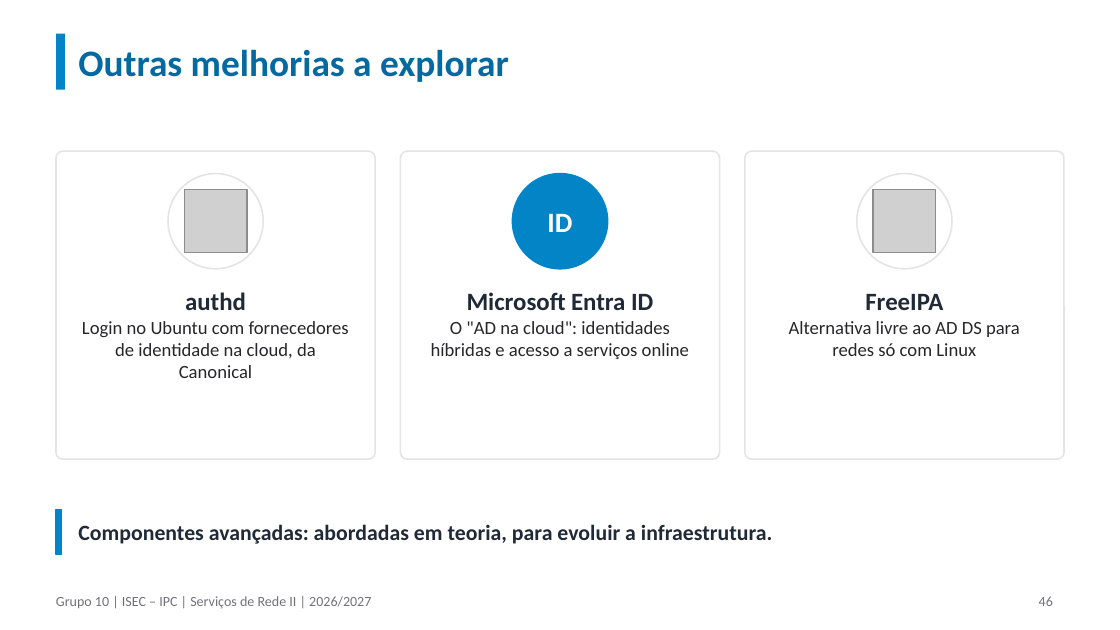
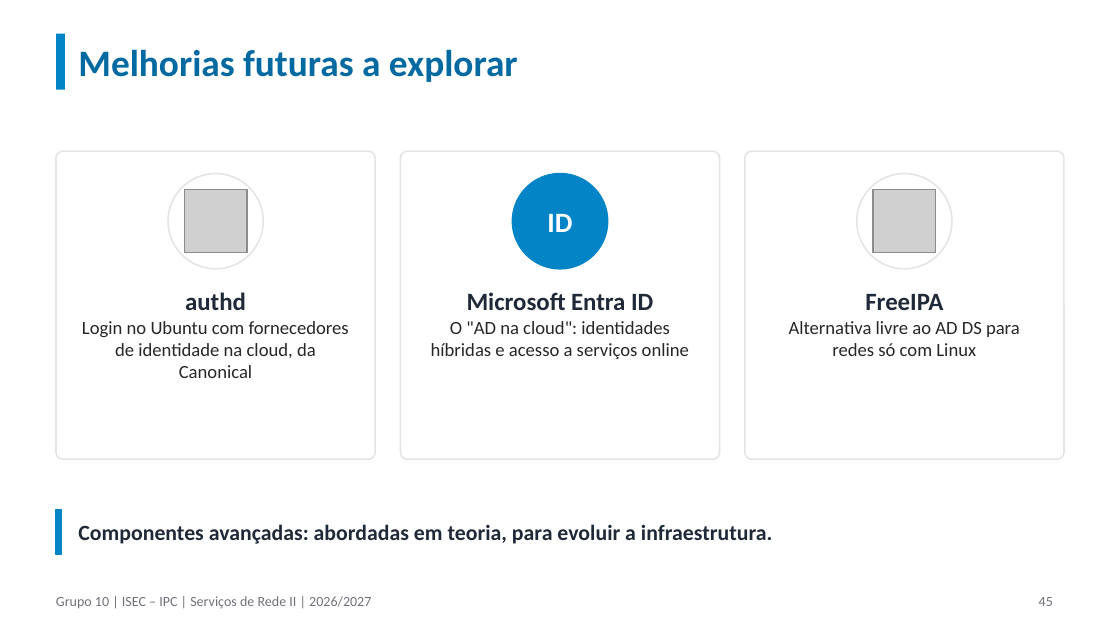
Before and after one commit to orlandonss/TrabalhoSR2, a slide deck: slide 45 of Apresentacoes_Workshop/SR2-2627-Workshop-Grp10-Apresentacao-Final-v4.pptx (slide 46 before the commit). Drawn at 1120x630 pixels with LibreOffice and Linux fonts; fonts in the diff are those of the drawing; grey boxes stand for pictures. Boxes give left, top, right and bottom in pixels: in the first picture for what was removed or moved away, otherwise in the second. Text is boxed around its words. In the diff, an @@ line names an element or a change of style, - is before the commit and + after.

```diff
--- a/Apresentacoes_Workshop/SR2-2627-Workshop-Grp10-Apresentacao-Final-v4.pptx
+++ b/Apresentacoes_Workshop/SR2-2627-Workshop-Grp10-Apresentacao-Final-v4.pptx
@@ title at (78, 49, 518, 82): text changed @@
-Outras melhorias a explorar
+Melhorias futuras a explorar
@@ page number at (1039, 597, 1053, 606): text changed @@
-46
+45
```
Also in this commit, not shown: 7 other slides changed, 1 slide removed, 8 other files.
